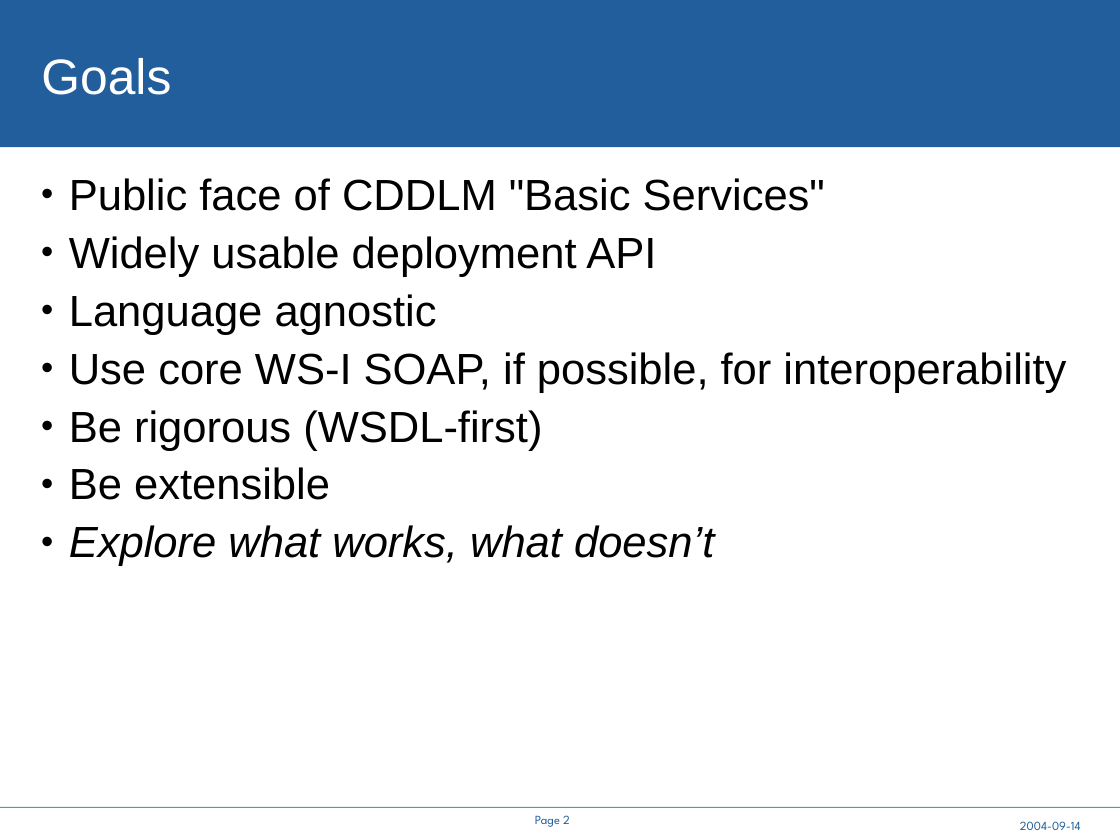
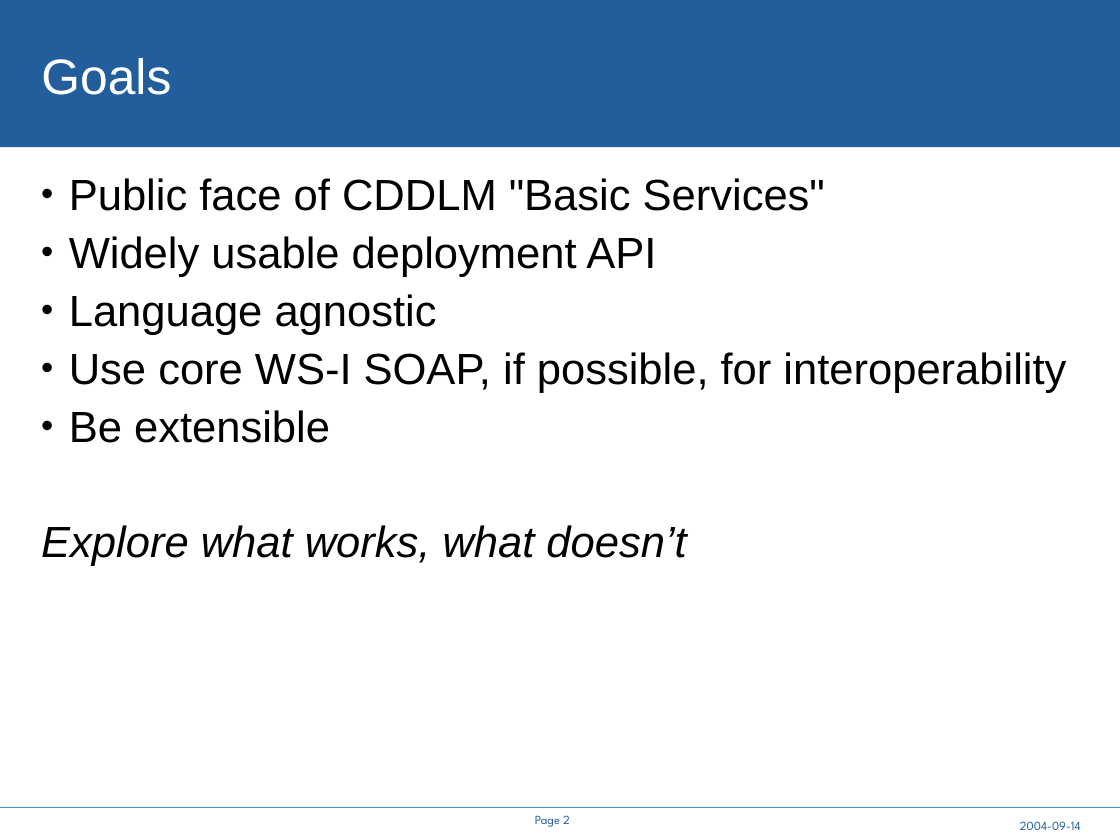
Before and after one commit to steveloughran/smartfrog, a slide deck: slide 2 of core/components/cddlm/doc/A Service API for deployment.ppt. Drawn at 1120x840 pixels with LibreOffice and Linux fonts; fonts in the diff are those of the drawing; background and template pictures are left out. Boxes give left, top, right and bottom in pixels: in the first picture for what was removed or moved away, otherwise in the second. Text is boxed around its words. In the diff, an @@ line names an element or a change of style, - is before the commit and + after.

```diff
--- a/core/components/cddlm/doc/A Service API for deployment.ppt
+++ b/core/components/cddlm/doc/A Service API for deployment.ppt
@@ text at box(69, 410, 542, 451): paragraph removed @@
-• Be rigorous (WSDL-first)
@@ text at box(41, 525, 686, 566): bullet • to none @@
```
Also in this commit, not shown: 7 other slides changed, 2 slides added, 1 slide removed, 2 other files.
